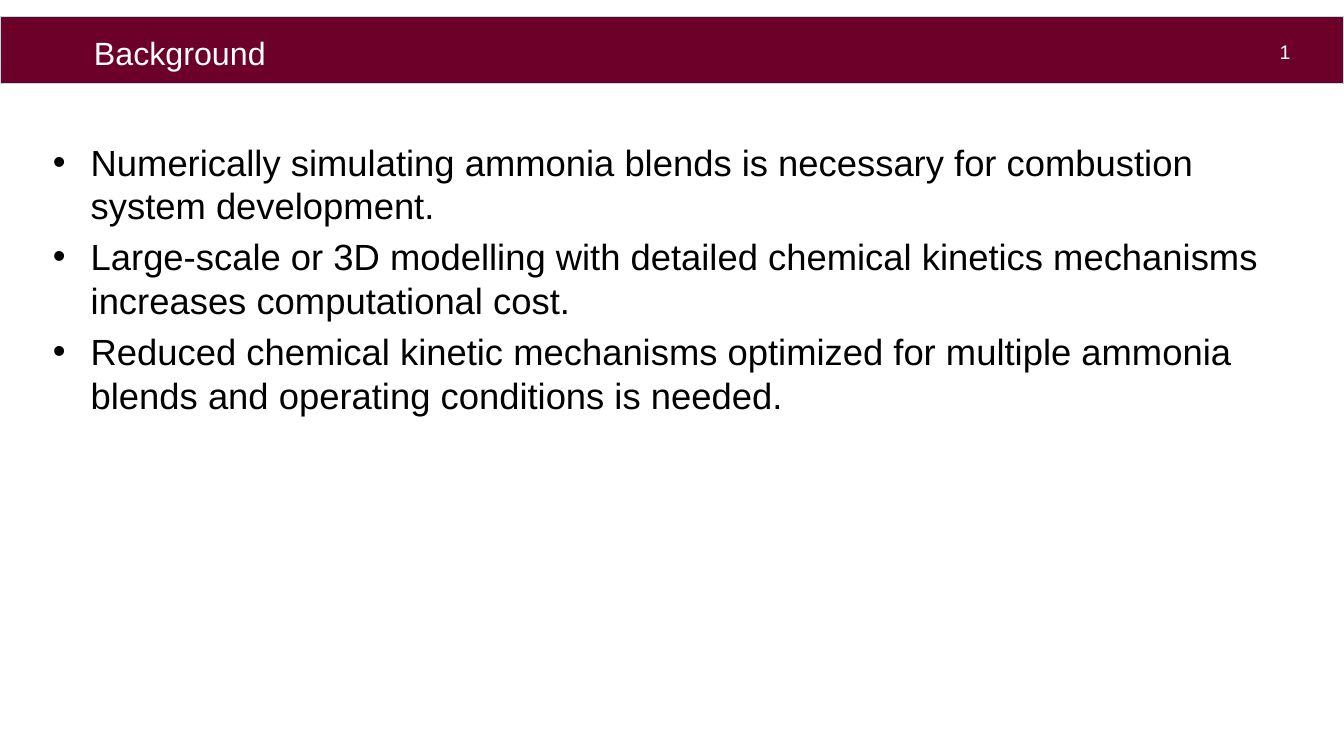
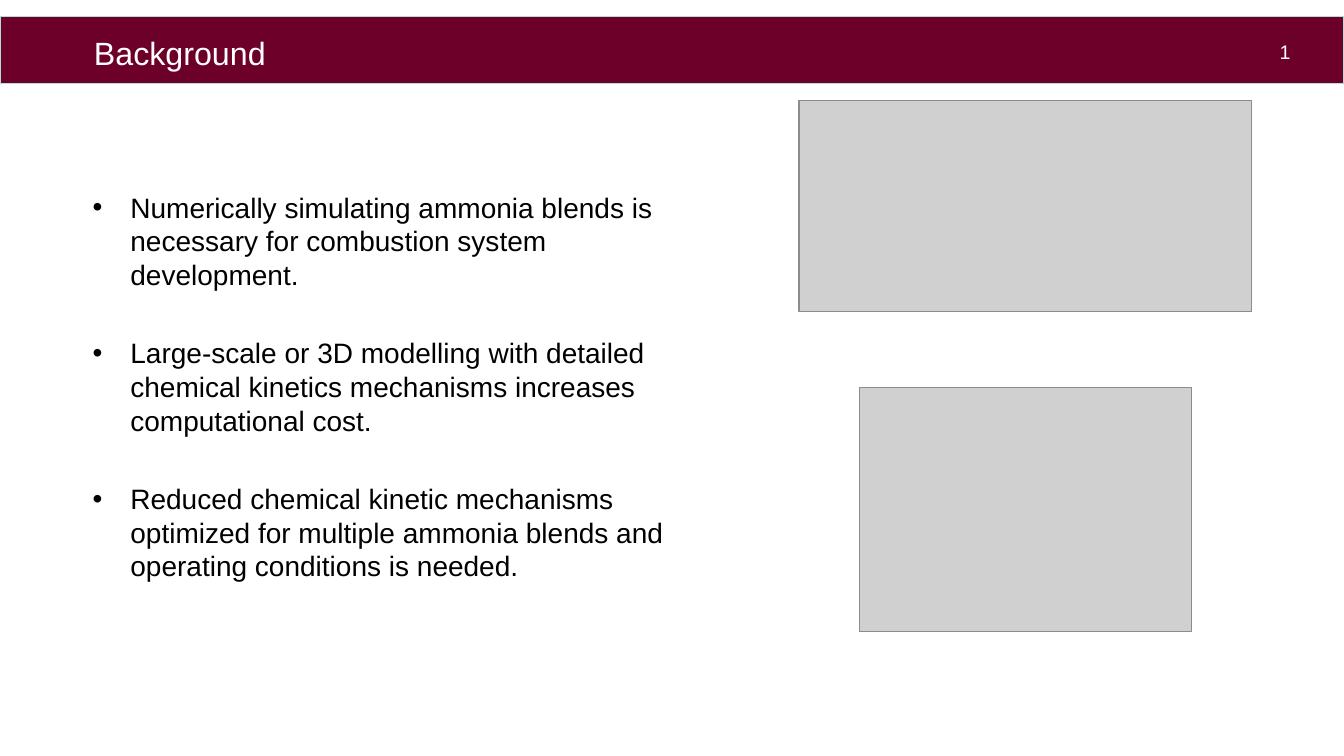
Before and after one commit to aahil-wq/lab-presentations, a slide deck: slide 2 of icfd2026/pres/kyushu_ppt_16-9.pptx. Drawn at 1344x756 pixels with LibreOffice and Linux fonts; fonts in the diff are those of the drawing; grey boxes stand for pictures; background and template pictures are left out. Boxes give left, top, right and bottom in pixels: in the first picture for what was removed or moved away, otherwise in the second. Text is boxed around its words. In the diff, an @@ line names an element or a change of style, - is before the commit and + after.

```diff
--- a/icfd2026/pres/kyushu_ppt_16-9.pptx
+++ b/icfd2026/pres/kyushu_ppt_16-9.pptx
@@ picture added at (x1=800, y1=100, x2=1252, y2=312) @@
@@ text "Numerically simulating ammonia blends is ..." moved from (x1=91, y1=149, x2=1257, y2=416) to (x1=130, y1=197, x2=663, y2=581) @@
@@ text "Numerically simulating ammonia blends is ..." at (x1=130, y1=197, x2=663, y2=581): size 26 to 20 pt; less space between paragraphs; vertical alignment top to middle @@
@@ picture added at (x1=859, y1=387, x2=1192, y2=631) @@
```
Also in this commit, not shown: 1 other slide changed.
